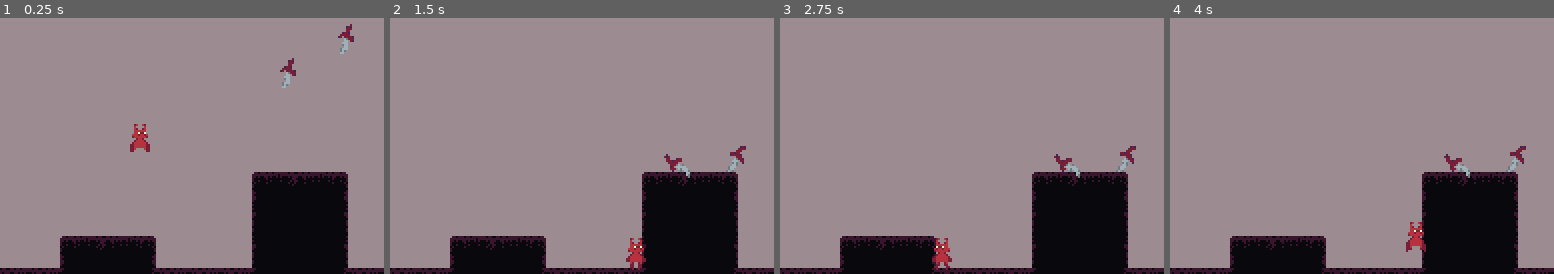
Above: before the commit, frames 1-4 (left to right).
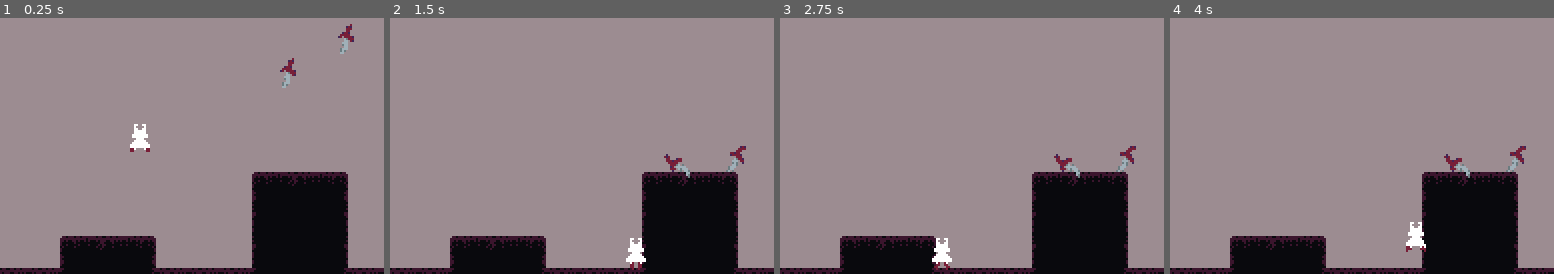
Above: after the commit, the same moments.

Repository: LordOfCheese1/project-hell
Game: Godot game, scene res://scenes/testing.tscn
Two runs of this game, one before a commit and one after it. Both use one fixed random seed, a clock stepped at 60 frames per second and the inputs below.
Inputs:
- Up to frame 1 (0.25 s): no input
- Up to frame 2 (1.5 s): hold E (grab) 0.53-1.28 s; hold D (right) from 0.53 s (still down); tap Space (jump) at 0.77 s; tap F (use_item) at 1.35 s
- Up to frame 3 (2.75 s): tap Space (jump) at 1.52 s; release D (right) at 2.03 s; hold A (left) from 2.03 s (still down); hold E (grab) from 2.03 s (still down)
- Up to frame 4 (4 s): release A (left) at 2.78 s; release E (grab) at 2.78 s; hold D (right) from 2.78 s (still down); tap F (use_item) at 2.85 s; tap Space (jump) at 3.02, 3.77 s; hold E (grab) from 3.53 s (still down)
The pictures show only the part of the screen within x 13-63%, y 39-89%; the shares and areas given below are measured in that part.

The runs differ from the first frame. In frame 1, 0.3% of the frame differs, in the area x 33-40%, y 41-52%; in frame 2, 0.3%; in frame 3, 0.3%; in frame 4, 0.3%.

Commit message:
Added hurt shader to player
Has two parameters:
- Color: The color to flash to.
- Fac: Mixes sprite and color. 0 is only sprite, 1 is only color. Alpha channel is unaffected.

Diff:
--- a/prefabs/entities/player.tscn
+++ b/prefabs/entities/player.tscn
@@ -1,10 +1,112 @@
-[gd_scene load_steps=8 format=3 uid="uid://rtq5jolpm2ji"]
+[gd_scene load_steps=15 format=3 uid="uid://rtq5jolpm2ji"]
 
 [ext_resource type="Script" path="res://scripts/entities/player/player.gd" id="1_knm7x"]
 [ext_resource type="Texture2D" uid="uid://dmxue76w3mm3x" path="res://textures/entities/player/leg.png" id="2_50baq"]
+[ext_resource type="Shader" path="res://shaders/Entity.gdshader" id="2_642b5"]
 [ext_resource type="Script" path="res://scripts/entities/player/player_leg.gd" id="2_wmahh"]
 [ext_resource type="Texture2D" uid="uid://dg6722ulgtwbx" path="res://textures/entities/player/player.png" id="3_ur0jm"]
 [ext_resource type="PackedScene" uid="uid://mj1c3xxottsc" path="res://prefabs/components/item_grab_area.tscn" id="3_w1yh2"]
+
+[sub_resource type="ShaderMaterial" id="ShaderMaterial_sdk66"]
+shader = ExtResource("2_642b5")
+shader_parameter/color = Color(1, 1, 1, 1)
+shader_parameter/fac = 0.0
+
+[sub_resource type="ShaderMaterial" id="ShaderMaterial_xvqw3"]
+shader = ExtResource("2_642b5")
+shader_parameter/color = Color(1, 1, 1, 1)
+shader_parameter/fac = 0.0
+
+[sub_resource type="ShaderMaterial" id="ShaderMaterial_fel67"]
+shader = ExtResource("2_642b5")
+shader_parameter/color = Color(1, 1, 1, 1)
+shader_parameter/fac = 1.0
+
+[sub_resource type="Animation" id="Animation_h3ryb"]
+resource_name = "Hurt"
+length = 0.3
+step = 0.05
+tracks/0/type = "value"
+tracks/0/imported = false
+tracks/0/enabled = true
+tracks/0/path = NodePath("leg_left:material:shader_parameter/fac")
+tracks/0/interp = 1
+tracks/0/loop_wrap = true
+tracks/0/keys = {
+"times": PackedFloat32Array(0, 0.1, 0.2, 0.25, 0.3),
+"transitions": PackedFloat32Array(1, 1, 1, 1, 1),
+"update": 0,
+"values": [0.0, 1.0, 0.0, 1.0, 0.0]
+}
+tracks/1/type = "value"
+tracks/1/imported = false
+tracks/1/enabled = true
+tracks/1/path = NodePath("leg_right:material:shader_parameter/fac")
+tracks/1/interp = 1
+tracks/1/loop_wrap = true
+tracks/1/keys = {
+"times": PackedFloat32Array(0, 0.1, 0.2, 0.25, 0.3),
+"transitions": PackedFloat32Array(1, 1, 1, 1, 1),
+"update": 0,
+"values": [0.0, 1.0, 0.0, 1.0, 0.0]
+}
+tracks/2/type = "value"
+tracks/2/imported = false
+tracks/2/enabled = true
+tracks/2/path = NodePath("upper_body:material:shader_parameter/fac")
+tracks/2/interp = 1
+tracks/2/loop_wrap = true
+tracks/2/keys = {
+"times": PackedFloat32Array(0, 0.1, 0.2, 0.25, 0.3),
+"transitions": PackedFloat32Array(1, 1, 1, 1, 1),
+"update": 0,
+"values": [0.0, 1.0, 0.0, 1.0, 0.0]
+}
+
+[sub_resource type="Animation" id="Animation_4qvqf"]
+length = 0.001
+tracks/0/type = "value"
+tracks/0/imported = false
+tracks/0/enabled = true
+tracks/0/path = NodePath("leg_left:material:shader_parameter/fac")
+tracks/0/interp = 1
+tracks/0/loop_wrap = true
+tracks/0/keys = {
+"times": PackedFloat32Array(0),
+"transitions": PackedFloat32Array(1),
+"update": 0,
+"values": [0.0]
+}
+tracks/1/type = "value"
+tracks/1/imported = false
+tracks/1/enabled = true
+tracks/1/path = NodePath("leg_right:material:shader_parameter/fac")
+tracks/1/interp = 1
+tracks/1/loop_wrap = true
+tracks/1/keys = {
+"times": PackedFloat32Array(0),
+"transitions": PackedFloat32Array(1),
+"update": 0,
+"values": [0.0]
+}
+tracks/2/type = "value"
+tracks/2/imported = false
+tracks/2/enabled = true
+tracks/2/path = NodePath("upper_body:material:shader_parameter/fac")
+tracks/2/interp = 1
+tracks/2/loop_wrap = true
+tracks/2/keys = {
+"times": PackedFloat32Array(0),
+"transitions": PackedFloat32Array(1),
+"update": 0,
+"values": [1.0]
+}
+
+[sub_resource type="AnimationLibrary" id="AnimationLibrary_lcmac"]
+_data = {
+"Hurt": SubResource("Animation_h3ryb"),
+"RESET": SubResource("Animation_4qvqf")
+}
 
 [sub_resource type="CapsuleShape2D" id="CapsuleShape2D_3oag7"]
 radius = 3.0
@@ -19,12 +121,14 @@
 [node name="body" type="Node2D" parent="."]
 
 [node name="leg_left" type="Sprite2D" parent="body"]
+material = SubResource("ShaderMaterial_sdk66")
 position = Vector2(-2, 5)
 texture = ExtResource("2_50baq")
 offset = Vector2(0, 2)
 script = ExtResource("2_wmahh")
 
 [node name="leg_right" type="Sprite2D" parent="body"]
+material = SubResource("ShaderMaterial_xvqw3")
 position = Vector2(2, 5)
 texture = ExtResource("2_50baq")
 offset = Vector2(0, 2)
@@ -32,7 +136,13 @@
 script = ExtResource("2_wmahh")
 
 [node name="upper_body" type="Sprite2D" parent="body"]
+material = SubResource("ShaderMaterial_fel67")
 texture = ExtResource("3_ur0jm")
+
+[node name="body_anim" type="AnimationPlayer" parent="body"]
+libraries = {
+"": SubResource("AnimationLibrary_lcmac")
+}
 
 [node name="CollisionShape2D" type="CollisionShape2D" parent="."]
 position = Vector2(0, 1)
--- /dev/null
+++ b/shaders/Entity.gdshader
@@ -0,0 +1,8 @@
+shader_type canvas_item;
+uniform vec3 color: source_color = vec3(1.0);
+uniform float fac: hint_range(0, 1) = 0;
+void fragment() {
+	vec4 tex = texture(TEXTURE, UV);
+	tex.rgb = mix(tex.rgb, color, fac);
+	COLOR = tex;
+}
